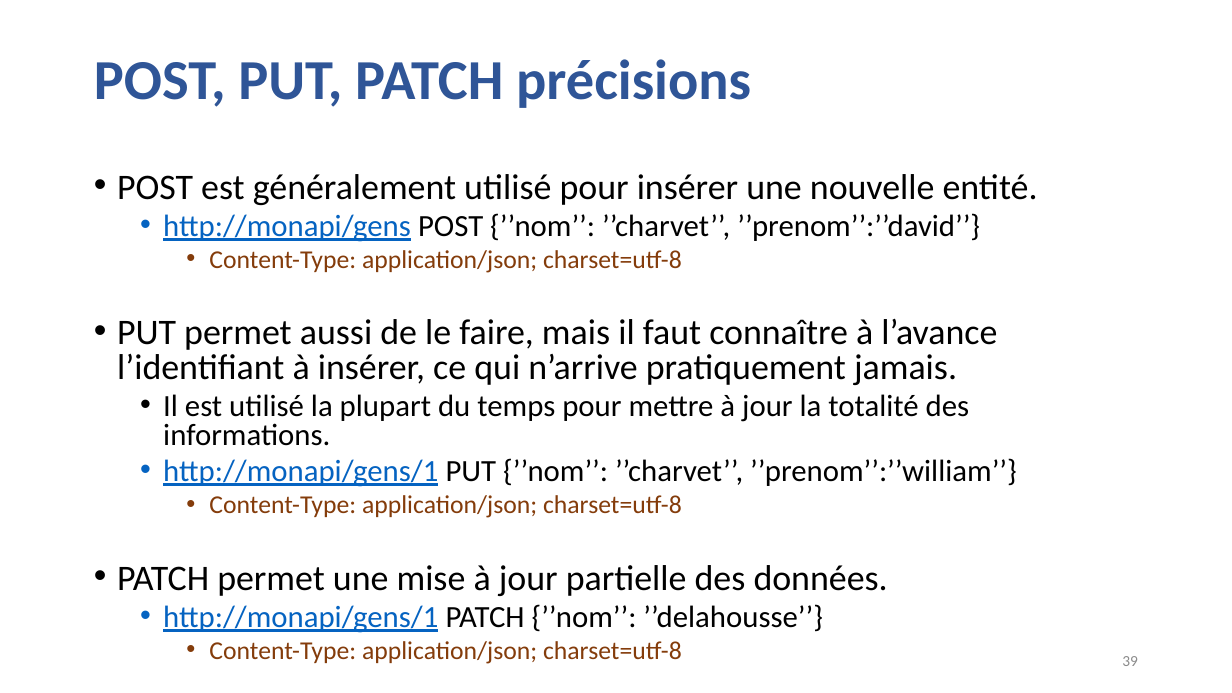
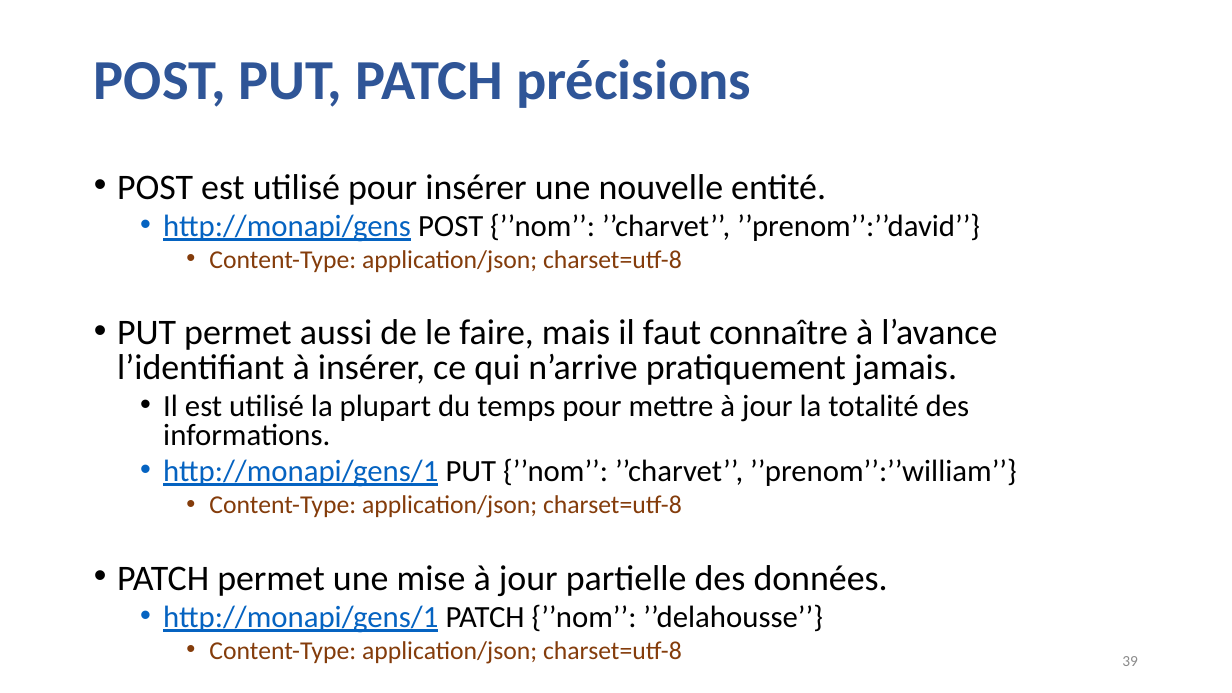
Before and after one commit to guillaumechervet/course.rest, a slide deck: slide 39 of documentations/3 - Web Services partie REST.pptx. Drawn at 1232x693 pixels with LibreOffice and Linux fonts; fonts in the diff are those of the drawing. Boxes give left, top, right and bottom in pixels: in the first picture for what was removed or moved away, otherwise in the second. Text is boxed around its words. In the diff, an @@ line names an element or a change of style, - is before the commit and + after.

Commit message:
maj

```diff
--- a/documentations/3 - Web Services partie REST.pptx
+++ b/documentations/3 - Web Services partie REST.pptx
@@ text at [117,174,826,205]: text changed @@
-• POST est généralement utilisé pour insérer une nouvelle entité.
+• POST est utilisé pour insérer une nouvelle entité.
```
Also in this commit, not shown: 1 other slide changed.
